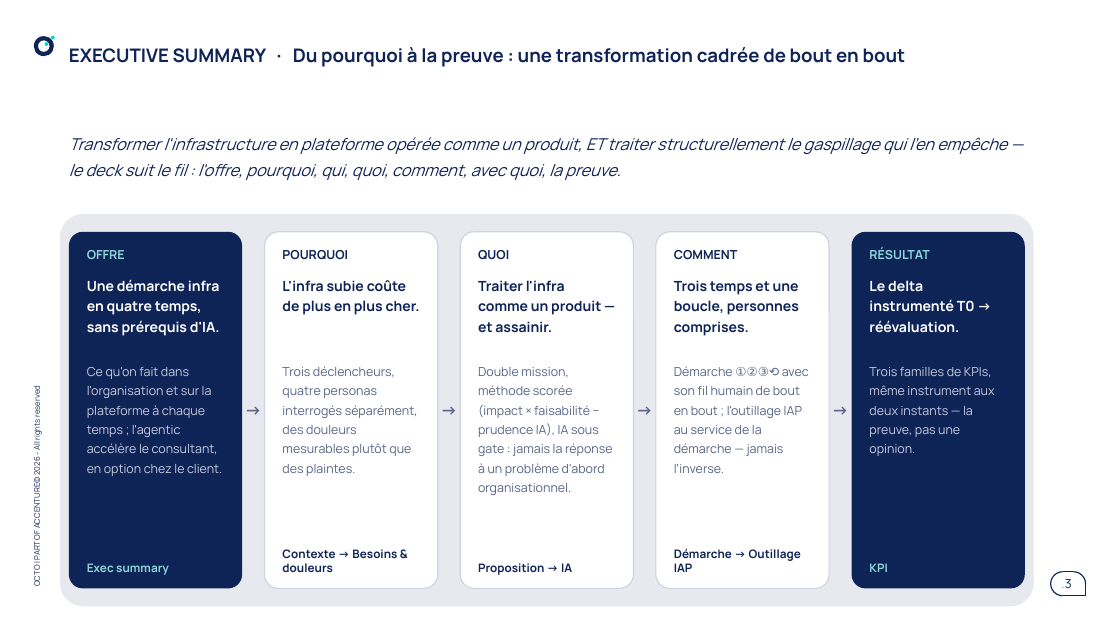
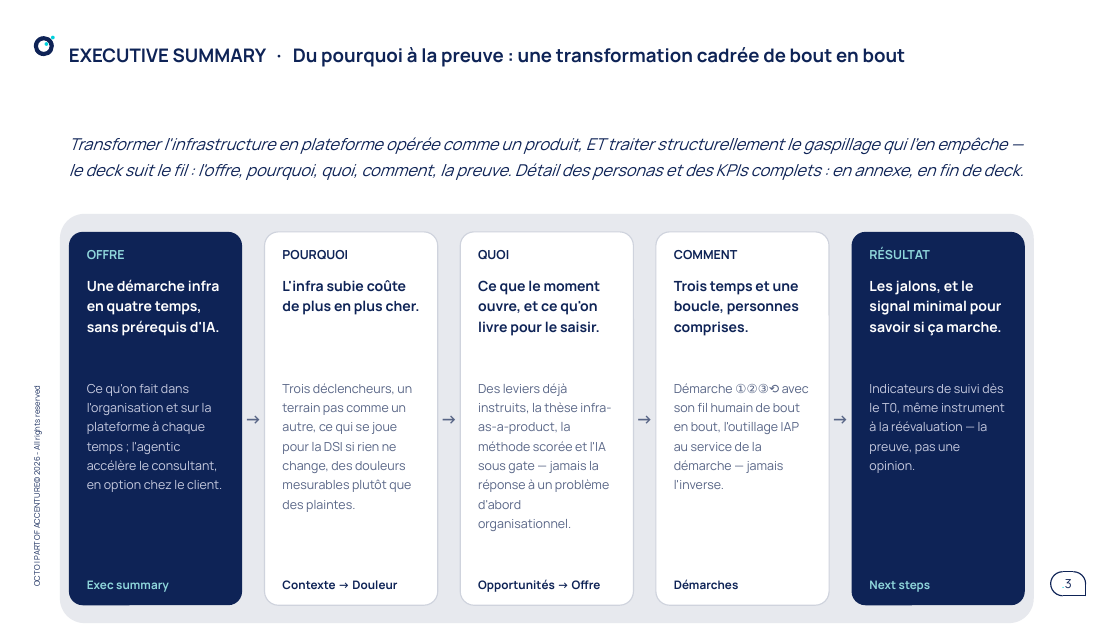
Before and after one commit to claudecamus-dot/Vscode3, a slide deck: slide 3 of docs/cadrage-ppt/bmad-iap-cadrage-synthese.pptx. Drawn at 1120x630 pixels with LibreOffice and Linux fonts; fonts in the diff are those of the drawing. Boxes give left, top, right and bottom in pixels: in the first picture for what was removed or moved away, otherwise in the second. Text is boxed around its words. In the diff, an @@ line names an element or a change of style, - is before the commit and + after.

```diff
--- a/docs/cadrage-ppt/bmad-iap-cadrage-synthese.pptx
+++ b/docs/cadrage-ppt/bmad-iap-cadrage-synthese.pptx
@@ text at box(69, 137, 1023, 180): text changed @@
-Transformer l'infrastructure en plateforme opérée comme un produit, ET traiter structurellement le gaspillage qui l'en empêche — le deck suit le fil : l'offre, pourquoi, qui, quoi, comment, avec quoi, la preuve.
+Transformer l'infrastructure en plateforme opérée comme un produit, ET traiter structurellement le gaspillage qui l'en empêche — le deck suit le fil : l'offre, pourquoi, quoi, comment, la preuve. Détail des personas et des KPIs complets : en annexe, en fin de deck.
@@ rounded rectangle: place and size @@
-rounded rectangle at box(60, 214, 1035, 606)
+rounded rectangle at box(60, 214, 1035, 623)
@@ rounded rectangle: place and size @@
-rounded rectangle at box(68, 232, 242, 588)
+rounded rectangle at box(68, 232, 242, 605)
@@ rounded rectangle: place and size @@
-rounded rectangle at box(264, 232, 438, 588)
+rounded rectangle at box(264, 232, 438, 605)
@@ rounded rectangle: place and size @@
-rounded rectangle at box(460, 232, 634, 588)
+rounded rectangle at box(460, 232, 634, 605)
@@ rounded rectangle: place and size @@
-rounded rectangle at box(656, 232, 830, 588)
+rounded rectangle at box(656, 232, 830, 605)
@@ rounded rectangle: place and size @@
-rounded rectangle at box(851, 232, 1025, 588)
+rounded rectangle at box(851, 232, 1025, 605)
@@ text at box(478, 280, 601, 336): text changed @@
-Traiter l'infra comme un produit — et assainir.
+Ce que le moment ouvre, et ce qu'on livre pour le saisir.
@@ text at box(869, 280, 1002, 336): text changed @@
-Le delta instrumenté T0 → réévaluation.
+Les jalons, et le signal minimal pour savoir si ça marche.
@@ text "Ce qu'on fait dans l'organisation ...": place and size @@
-text "Ce qu'on fait dans l'organisation ..." at box(87, 367, 222, 476)
+text "Ce qu'on fait dans l'organisation ..." at box(87, 384, 222, 492)
@@ text at box(282, 383, 412, 512): text changed @@
-Trois déclencheurs, quatre personas interrogés séparément, des douleurs mesurables plutôt que des plaintes.
+Trois déclencheurs, un terrain pas comme un autre, ce qui se joue pour la DSI si rien ne change, des douleurs mesurables plutôt que des plaintes.
@@ text at box(478, 383, 611, 531): text changed @@
-Double mission, méthode scorée (impact × faisabilité − prudence IA), IA sous gate : jamais la réponse à un problème d'abord organisationnel.
+Des leviers déjà instruits, la thèse infra-as-a-product, la méthode scorée et l'IA sous gate — jamais la réponse à un problème d'abord organisationnel.
@@ text at box(674, 383, 809, 489): text changed @@
-Démarche ①②③⟲ avec son fil humain de bout en bout ; l'outillage IAP au service de la démarche — jamais l'inverse.
+Démarche ①②③⟲ avec son fil humain de bout en bout, l'outillage IAP au service de la démarche — jamais l'inverse.
@@ text at box(869, 383, 1005, 473): text changed @@
-Trois familles de KPIs, même instrument aux deux instants — la preuve, pas une opinion.
+Indicateurs de suivi dès le T0, même instrument à la réévaluation — la preuve, pas une opinion.
@@ 4 texts: place and size @@
-4 texts at box(240, 396, 853, 423)
+4 texts at box(240, 405, 853, 432)
@@ text "Exec summary": place and size @@
-text "Exec summary" at box(87, 563, 169, 575)
+text "Exec summary" at box(87, 580, 169, 592)
@@ text at box(282, 580, 397, 589): text changed @@
-Contexte → Besoins & douleurs
+Contexte → Douleur
@@ text at box(478, 579, 601, 592): text changed @@
-Proposition → IA
+Opportunités → Offre
@@ text at box(674, 579, 739, 589): text changed @@
-Démarche → Outillage IAP
+Démarches
@@ text at box(869, 580, 930, 592): text changed @@
-KPI
+Next steps
```
Also in this commit, not shown: 17 other slides changed, 6 slides added, 5 slides removed, 2 other files.
